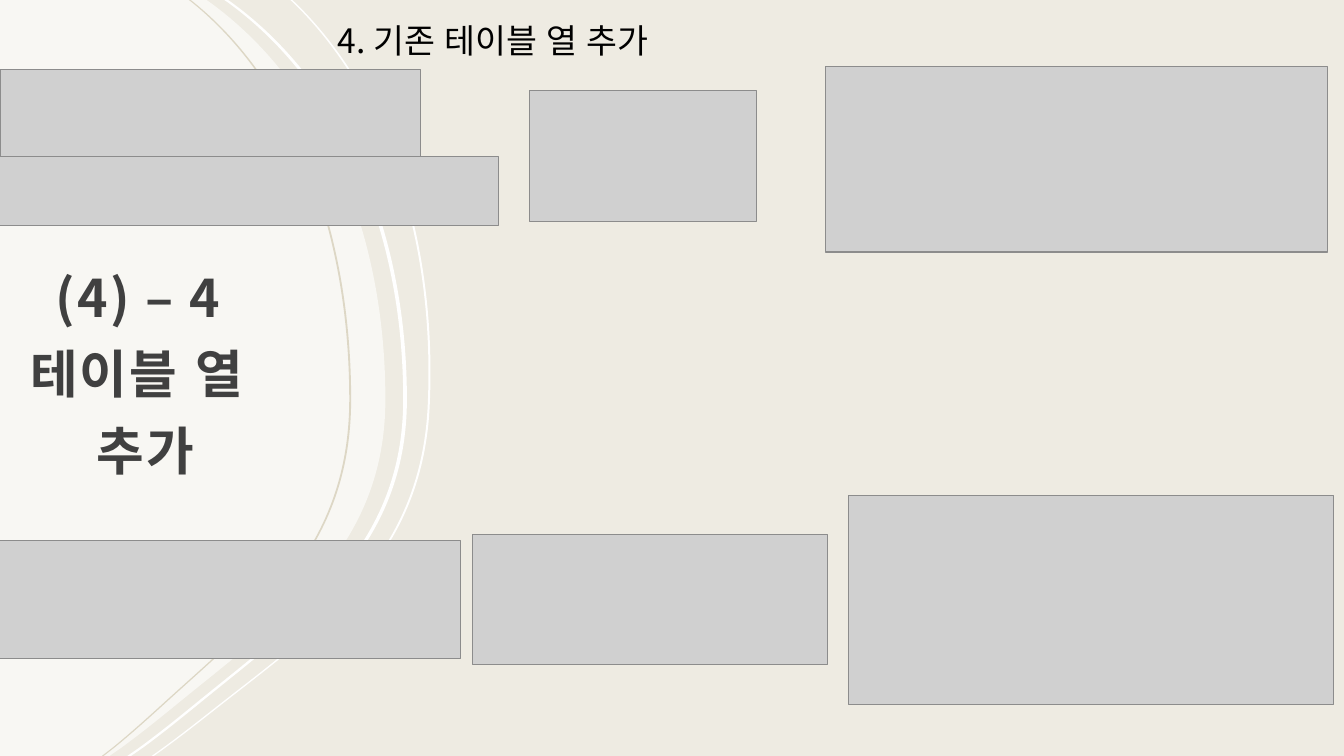
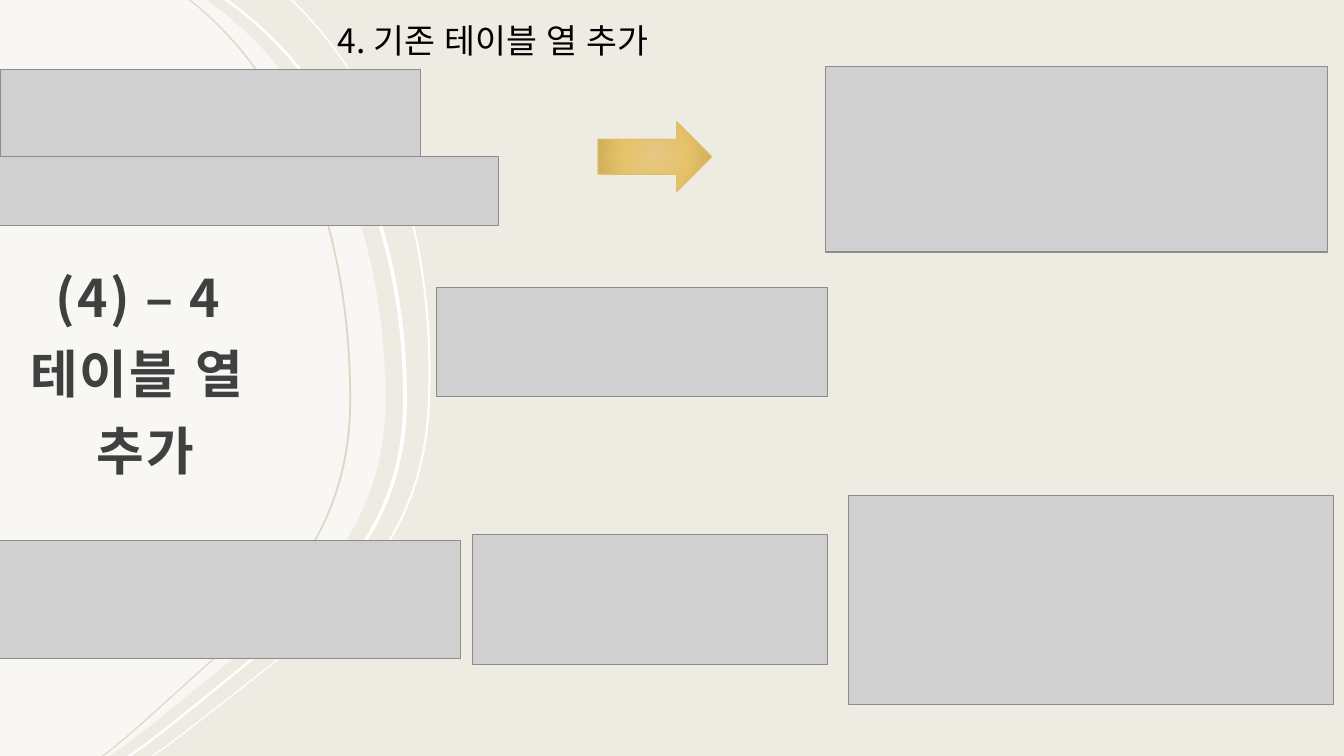
Before and after one commit to Shim-JS/db202002, a slide deck: slide 22 of TermProject/3차/텀프로젝트_데이터베이스_심종수.pptx. Drawn at 1344x756 pixels with LibreOffice and Linux fonts; fonts in the diff are those of the drawing; grey boxes stand for pictures. Boxes give left, top, right and bottom in pixels: in the first picture for what was removed or moved away, otherwise in the second. Text is boxed around its words. In the diff, an @@ line names an element or a change of style, - is before the commit and + after.

```diff
--- a/TermProject/3차/텀프로젝트_데이터베이스_심종수.pptx
+++ b/TermProject/3차/텀프로젝트_데이터베이스_심종수.pptx
@@ picture removed at (530, 91, 757, 222) @@
@@ right arrow added at (598, 122, 712, 192), fill gradient #E5C984 to #E6C36B to #C9A855, outline #E0C171 0.75 pt @@
@@ picture added at (437, 287, 828, 396) @@
```
Also in this commit, not shown: 1 other file.
